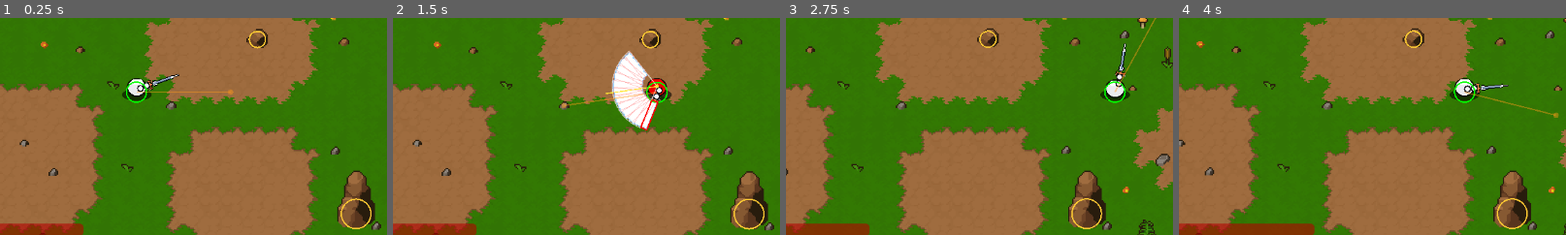
Above: before the commit, frames 1-4 (left to right).
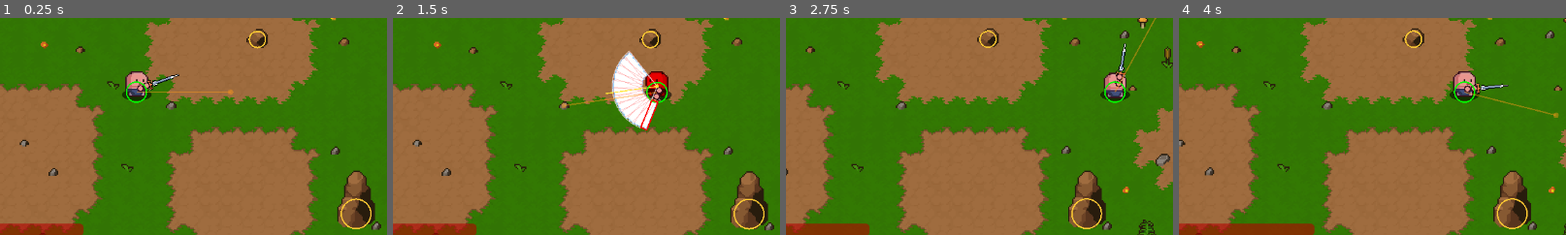
Above: after the commit, the same moments.

Repository: Matcry12/Thiat
Game: Godot game, scene res://scenes/arena.tscn
Same seed, same stepped clock (60 frames per second), same inputs: the game is played once before the commit and once after it.
Inputs (mouse positions are % of the whole screen's width and height, from its top left):
- Up to frame 1 (0.25 s): no input
- Up to frame 2 (1.5 s): tap Enter at 0.5 s; move the mouse to (72, 45) at 0.52 s; hold D (move_right) 0.53-1.25 s; click (72, 45) at 0.6 s; drag from (30, 55) to (49, 46) at 1.27 s
- Up to frame 3 (2.75 s): move the mouse to (60, 28) at 2.02 s; hold D (move_right) from 2.03 s (still down); tap F (parry) at 2.1 s
- Up to frame 4 (4 s): release D (move_right) at 2.75 s; drag from (45, 70) to (53, 50) at 2.77 s; move the mouse to (80, 65) at 3.52 s; hold A (move_left) from 3.53 s (still down); tap 2 (weapon_2) at 3.6 s
The pictures show only the part of the screen within x 10-60%, y 33-83%; the shares and areas given below are measured in that part.

The runs differ from the first frame. In frame 1, 0.6% of the frame differs, in the area x 32-39%, y 24-37%; in frame 2, 0.5%; in frame 3, 0.6%; in frame 4, 0.6%, in the area x 70-78%, y 24-37%.

Commit message:
feat(visual): try the user's template character as the player (egg kept)
Cleaned from the JPG (palette snap, background removed, outline rebuilt) by tools/clean_sprite.py;
shown at 2x on the map's pixel grid; hands recoloured to skin + outline.

Co-Authored-By: Claude Opus 5.5 <noreply@anthropic.com>

Diff:
--- a/scenes/player.tscn
+++ b/scenes/player.tscn
@@ -6,7 +6,7 @@
 [ext_resource type="Script" uid="uid://d0awtsvbienb8" path="res://scripts/weapons/weapon_holder.gd" id="5"]
 [ext_resource type="Resource" uid="uid://gvjnvct47q1q" path="res://data/weapons/sword.tres" id="6"]
 [ext_resource type="Script" uid="uid://bdm85dlwvqabq" path="res://scripts/visual/weapon_visual.gd" id="7"]
-[ext_resource type="Texture2D" path="res://assets/placeholder/player_chibi.png" id="8"]
+[ext_resource type="Texture2D" path="res://assets/characters/player_template.png" id="8"]
 [ext_resource type="Texture2D" uid="uid://c850m4ii26ok3" path="res://assets/placeholder/shadow.png" id="9"]
 [ext_resource type="Script" uid="uid://cfhocpi452k6r" path="res://scripts/components/health.gd" id="11"]
 [ext_resource type="Script" uid="uid://cu3cx00235xph" path="res://scripts/components/dodge.gd" id="12"]
@@ -40,7 +40,8 @@
 shadow_texture = ExtResource("9")
 
 [node name="Body" type="Sprite2D" parent="Visual" unique_id=557419974]
-position = Vector2(0, -7)
+position = Vector2(0, -12)
+scale = Vector2(2, 2)
 texture = ExtResource("8")
 
 [node name="Shadow" type="Sprite2D" parent="Visual" unique_id=882274028]
@@ -63,6 +64,8 @@
 [node name="Hands" type="Node2D" parent="." unique_id=1873400221]
 position = Vector2(0, -9)
 script = ExtResource("22")
+fill_color = Color(0.91, 0.584, 0.561, 1)
+outline_color = Color(0.227, 0.063, 0.125, 1)
 
 [node name="Hurtbox" type="Area2D" parent="." unique_id=186865809]
 collision_layer = 2
Binary file added: assets/characters/player_template.png
Not shown, added: assets/characters/player_template.png.import
Not shown, added: tests/test_hit_feel2_pools.gd.uid
Not shown, added: tests/test_knockback.gd.uid
